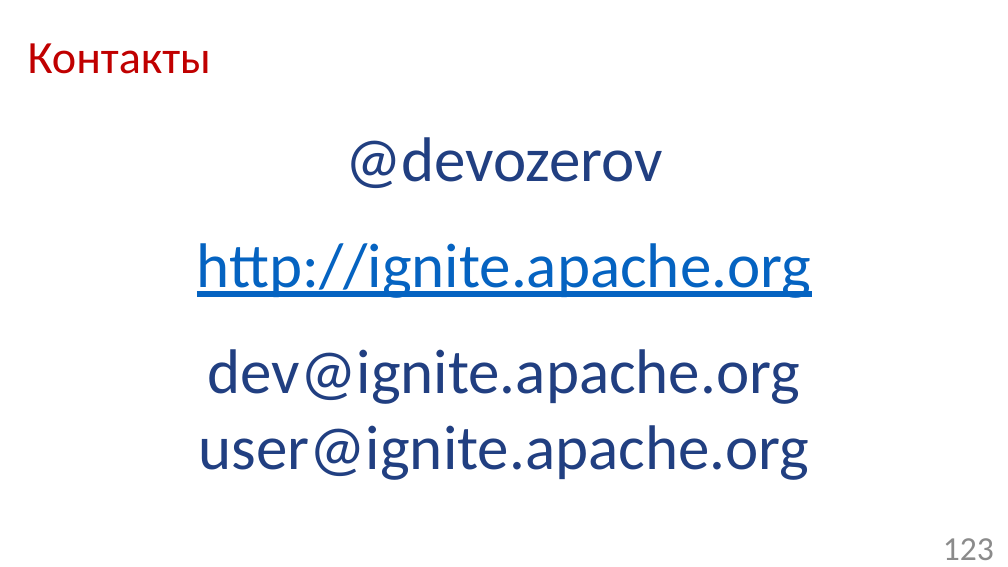
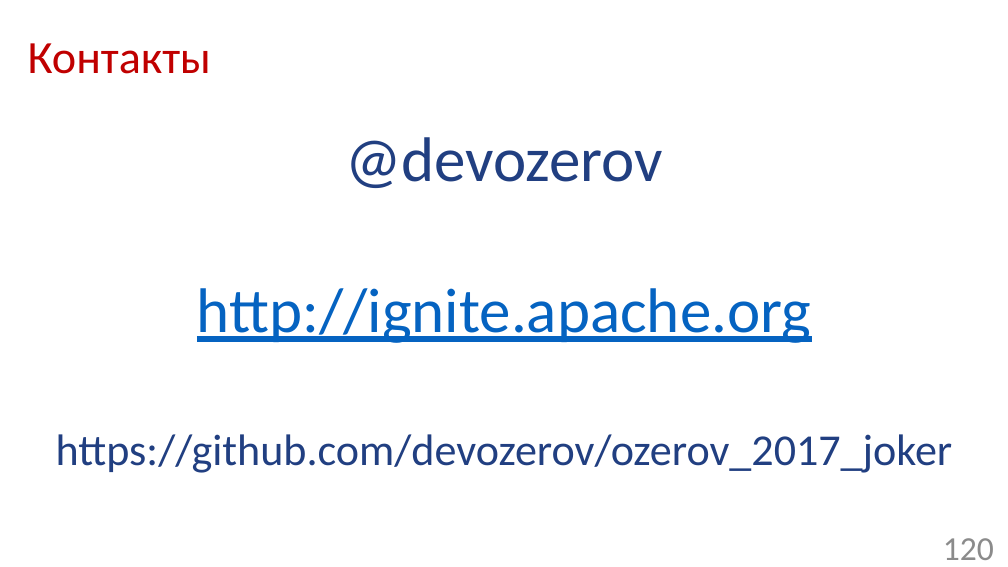
Before and after one commit to Mmuzaf/ozerov_2017_joker, a slide deck: slide 120 of slides/ozerov_joker2017_serialization.pptx (slide 123 before the commit). Drawn at 1008x567 pixels with LibreOffice and Linux fonts; fonts in the diff are those of the drawing; background and template pictures are left out. Boxes give left, top, right and bottom in pixels: in the first picture for what was removed or moved away, otherwise in the second. Text is boxed around its words. In the diff, an @@ line names an element or a change of style, - is before the commit and + after.

```diff
--- a/slides/ozerov_joker2017_serialization.pptx
+++ b/slides/ozerov_joker2017_serialization.pptx
@@ text at [56,434,953,473]: text changed; size 60 to 42 pt @@
-dev@ignite.apache.org
-user@ignite.apache.org
+https://github.com/devozerov/ozerov_2017_joker
@@ page number at [943,538,994,560]: text changed @@
-123
+120
```
Also in this commit, not shown: 10 other slides changed, 3 slides added, 6 slides removed.
